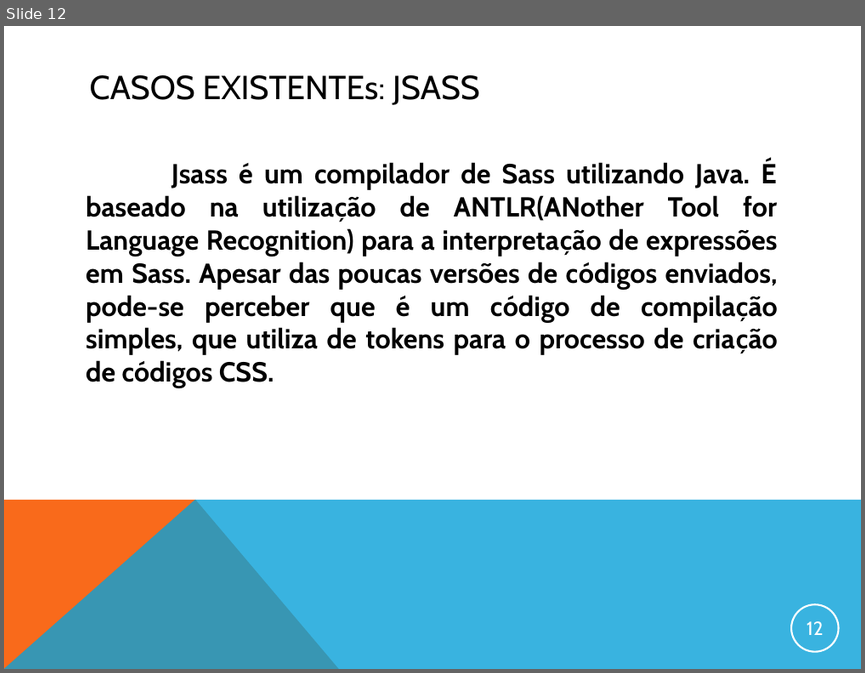
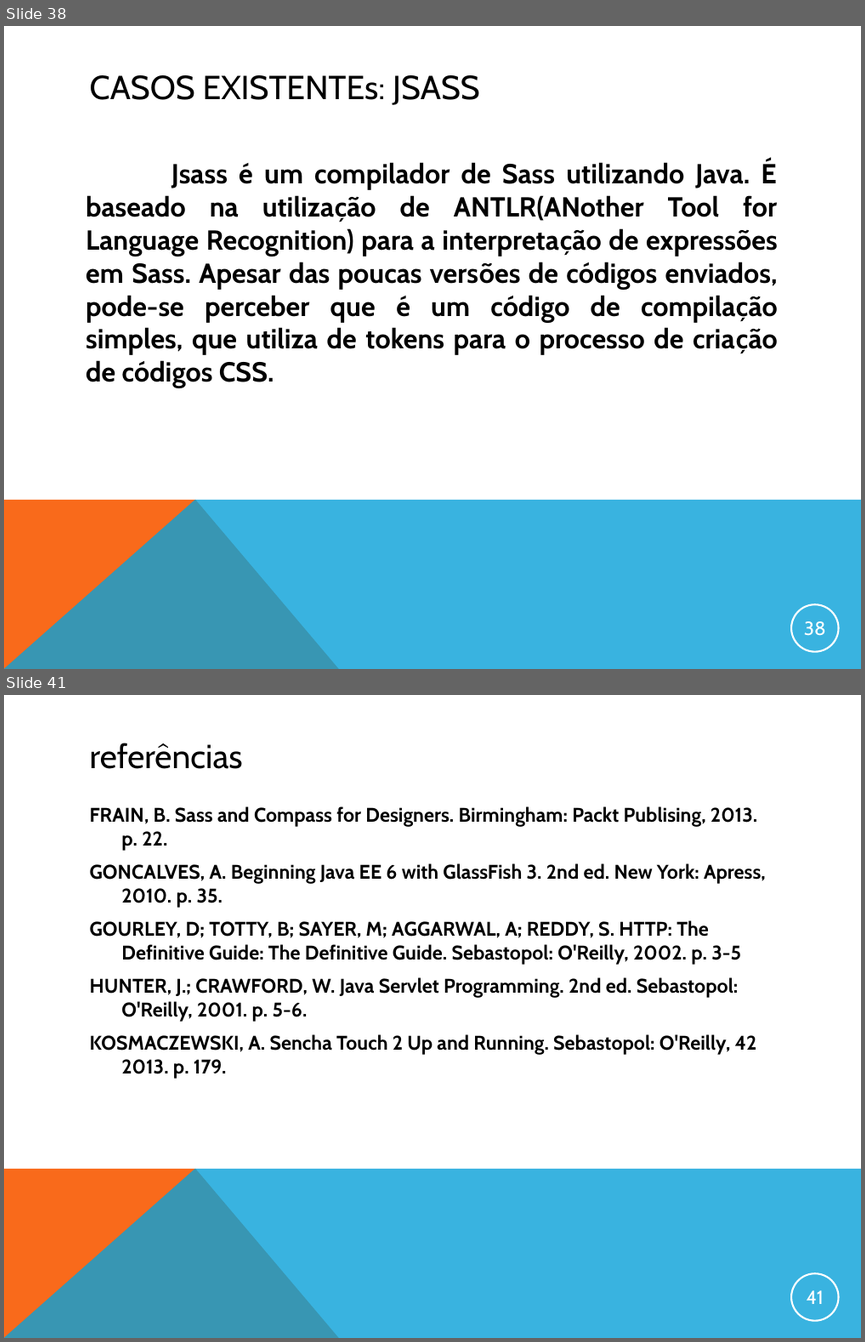
Before and after one commit to gcmorgado/sass4j, a slide deck: DOCUMENTACAO/apresentacao_final.ppt. Shown one above the other, each under a label of ours: slide 12 before the commit, slides 38 and 41 after it; the slides between them are not shown. The pictures are 865x673 and 865x1342 pixels, drawn with LibreOffice and Linux fonts; fonts in the diff are those of the drawing. Boxes give left, top, right and bottom in pixels: in the first picture for what was removed or moved away, otherwise in the second. Text is boxed around its words. In the diff, an @@ line names an element or a change of style, - is before the commit and + after.

```diff
--- a/DOCUMENTACAO/apresentacao_final.ppt
+++ b/DOCUMENTACAO/apresentacao_final.ppt
@@ slide 41 added at <box>4,695,861,1338</box>, background #FFFFFF; not listed: 2 template elements that a slide beside it also shows @@
@@ title added at <box>90,743,243,769</box>, 28 pt, text #000000 @@
+referências
@@ text added at <box>90,806,766,1078</box>, 16.6 pt, text #000000, bold @@
+FRAIN, B. Sass and Compass for Designers. Birmingham: Packt Publising, 2013. p. 22.
+GONCALVES, A. Beginning Java EE 6 with GlassFish 3. 2nd ed. New York: Apress, 2010. p. 35.
+GOURLEY, D; TOTTY, B; SAYER, M; AGGARWAL, A; REDDY, S. HTTP: The Definitive Guide: The Definitive Guide. Sebastopol: O'Reilly, 2002. p. 3-5
+HUNTER, J.; CRAWFORD, W. Java Servlet Programming. 2nd ed. Sebastopol: O'Reilly, 2001. p. 5-6.
+KOSMACZEWSKI, A. Sencha Touch 2 Up and Running. Sebastopol: O'Reilly, 42 2013. p. 179.
@@ page number added at <box>791,1273,839,1321</box>, outline #FFFFFF 1.5 pt, 16 pt, text #FFFFFF @@
+41
@@ what was slide 12 is now slide 38 @@
@@ page number at <box>804,621,826,635</box>: text changed @@
-12
+38
```
Also in this commit, not shown: 6 slides changed, 35 other slides added, 4 slides removed, 1 other file.
